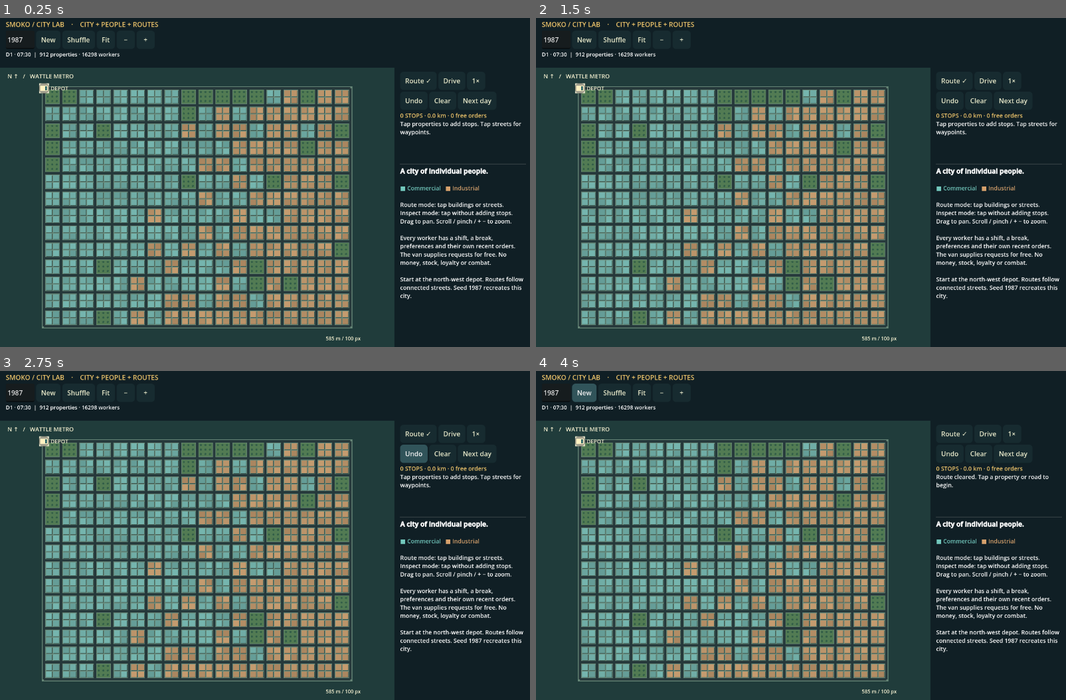
Above: before the commit, frames 1-4 (two rows, left to right).
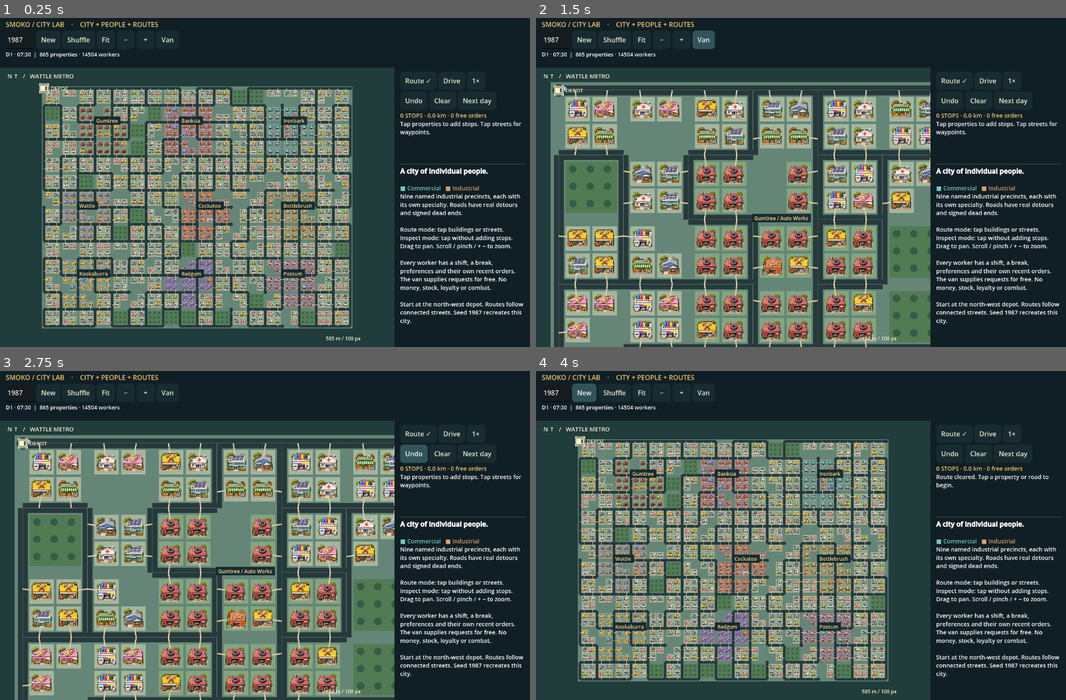
Above: after the commit, the same moments.

Repository: rknell/smoko-van
Game: Godot game, scene res://main.tscn
Same seed, same stepped clock (60 frames per second), same inputs: the game is played once before the commit and once after it.
Inputs (mouse positions are in pixels of both pictures, inside the frame that each line leads up to):
- Up to frame 1 (0.25 s): no input
- Up to frame 2 (1.5 s): click "Fit" at 0.5 s; click (705, 41) at 1.25 s, where only the run after the commit has a clickable "Van"
- Up to frame 3 (2.75 s): click "Undo" at 2 s
- Up to frame 4 (4 s): click "New" at 2.75 s; click "New" at 3.5 s

The runs differ from the first frame. In frame 1, 32% of the frame differs, in the area x 7-99%, y 5-95%; in frame 2, 53%, in the area x 2-99%, y 3-100%; in frame 3, 52%; in frame 4, 32%.

Commit message:
Add irregular city roads, distinct precincts and landscape mobile UI

Diff:
--- a/prototypes/city-lab/project.godot
+++ b/prototypes/city-lab/project.godot
@@ -9,7 +9,7 @@
 window/size/window_width_override=1280
 window/size/window_height_override=800
 window/stretch/mode="disabled"
-window/handheld/orientation=1
+window/handheld/orientation=4
 [rendering]
 textures/vram_compression/import_etc2_astc=true
 renderer/rendering_method="gl_compatibility"
--- a/prototypes/city-lab/scripts/city.gd
+++ b/prototypes/city-lab/scripts/city.gd
@@ -8,6 +8,22 @@
 const LAST = ["Kelly", "Nguyen", "Singh", "Wilson", "Brown", "Chen", "Williams", "Jones", "Patel", "Smith", "Martin", "Ryan"]
 const DRINKS = ["Flat white", "Long black", "Tea", "Iced coffee"]
 const MEALS = ["Meat pie", "Salad wrap", "Toastie", "Veggie roll"]
+const INDUSTRIES = [
+	{"name":"Engineering", "sprite":0, "mix":[0,7,12]},
+	{"name":"Freight", "sprite":1, "mix":[1,0,3]},
+	{"name":"Timber", "sprite":2, "mix":[2,0,14]},
+	{"name":"Auto Works", "sprite":3, "mix":[3,0,14]},
+	{"name":"Food Works", "sprite":4, "mix":[4,1,15]},
+	{"name":"Recycling", "sprite":5, "mix":[5,0,1]},
+	{"name":"Electronics", "sprite":6, "mix":[6,0,12]},
+	{"name":"Foundry", "sprite":7, "mix":[7,0,5]},
+	{"name":"Brewing", "sprite":15, "mix":[15,4,1]}
+]
+const BUILDINGS = ["Engineering", "Freight", "Timber", "Auto Works", "Bakery", "Recycling", "Electronics", "Foundry", "Offices", "Medical", "Market", "Design Studio", "Print House", "Accountants", "Hardware", "Brewery"]
+var roads: Array = []
+var dead_ends: Array = []
+var precincts: Array = []
+var industrial_blocks: Dictionary = {}
 var properties: Array = []
 var workers: Array = []
 var parks: Array = []
@@ -21,6 +37,8 @@
 
 func generate(seed_value: int) -> void:
 	city_seed = seed_value
+	precincts.clear()
+	industrial_blocks.clear()
 	properties.clear()
 	workers.clear()
 	parks.clear()
@@ -30,34 +48,53 @@
 	total_orders = 0
 	var rng = RandomNumberGenerator.new()
 	rng.seed = seed_value
-	for y in range(ROWS * 4 + 1):
-		for x in range(COLS * 4 + 1):
-			if x % 4 == 0 or y % 4 == 0:
-				graph.add_point(node_id(x,y), Vector2(x,y) * STEP)
-	for id in graph.get_point_ids():
-		var x = id % (COLS * 4 + 1)
-		var y = id / (COLS * 4 + 1)
-		for delta in [Vector2i(1,0),Vector2i(0,1)]:
-			var nx = x + delta.x
-			var ny = y + delta.y
-			var other = node_id(nx,ny)
-			if nx <= COLS*4 and ny <= ROWS*4 and graph.has_point(other):
-				graph.connect_points(id,other)
+	_generate_roads(rng)
+	# Nine separated 3x3-ish industrial islands, with commercial streets between.
+	# Shuffle their specialisms with this city's RNG, never the global RNG.
+	var themes = range(INDUSTRIES.size())
+	for i in range(themes.size()-1,0,-1):
+		var other = rng.randi_range(0,i)
+		var swap = themes[i]
+		themes[i] = themes[other]
+		themes[other] = swap
+	for row in range(3):
+		for col in range(3):
+			var anchor = Vector2i(2+col*6+rng.randi_range(0,1),[2,7,11][row])
+			var theme_id = themes[row*3+col]
+			var district = {"id":precincts.size(), "name":["Gumtree", "Banksia", "Ironbark", "Wattle", "Cockatoo", "Bottlebrush", "Kookaburra", "Redgum", "Possum"][row*3+col]+" "+INDUSTRIES[theme_id].name+" Park", "theme":theme_id, "centre":(Vector2(anchor)+Vector2(0.5,0.5))*BLOCK, "blocks":[]}
+			for dy in range(-1,2):
+				for dx in range(-1,2):
+					if abs(dx)+abs(dy)==2 and rng.randf()<0.3: continue
+					var block = anchor+Vector2i(dx,dy)
+					industrial_blocks[block] = district.id
+					district.blocks.append(block)
+			precincts.append(district)
 	for by in range(ROWS):
 		for bx in range(COLS):
 			var origin = Vector2(bx,by) * BLOCK
-			if rng.randf() < 0.10:
+			if not industrial_blocks.has(Vector2i(bx,by)) and rng.randf() < 0.10:
 				parks.append(Rect2(origin+Vector2(24,24),Vector2(192,192)))
 				continue
-			var industrial = (float(bx)/COLS + float(by)/ROWS * 0.25 + rng.randf_range(-0.25,0.25)) > 0.67
+			var district_id = industrial_blocks.get(Vector2i(bx,by),-1)
+			var industrial = district_id>=0
 			for q in range(4):
 				var px = q % 2
 				var py = q / 2
 				var rect = Rect2(origin+Vector2(28+px*100,28+py*100),Vector2(84,84))
-				var access = origin+Vector2(60+px*120,0 if py==0 else BLOCK)
-				var names = ["Engineering", "Freight", "Fabrication", "Timber", "Auto Works"] if industrial else ["Design Studio", "Medical", "Accountants", "Market", "Print House"]
-				var name = ["Wattle", "Banksia", "Ironbark", "River", "Coastal", "Southern"][rng.randi_range(0,5)] + " " + names[rng.randi_range(0,4)]
-				var p = {"id":properties.size(), "name":name, "zone":"Industrial" if industrial else "Commercial", "rect":rect, "access":access, "staff":[], "style":rng.randi_range(0,3), "orders":0}
+				var choices = [origin+Vector2(60+px*120,0 if py==0 else BLOCK), origin+Vector2(0 if px==0 else BLOCK,60+py*120)]
+				var access = Vector2.INF
+				for candidate in choices:
+					if road_point(candidate).is_equal_approx(candidate):
+						access = candidate
+						break
+				# No road on either frontage: leave this corner as open green space.
+				if access==Vector2.INF: continue
+				var sprite = [8,9,10,11,12,13,14][rng.randi_range(0,6)]
+				if industrial:
+					var industry = INDUSTRIES[precincts[district_id].theme]
+					sprite = industry.sprite if rng.randf()<0.75 else industry.mix[rng.randi_range(0,industry.mix.size()-1)]
+				var name = ["Wattle", "Banksia", "Ironbark", "River", "Coastal", "Southern"][rng.randi_range(0,5)] + " " + BUILDINGS[sprite]
+				var p = {"id":properties.size(), "name":name, "zone":"Industrial" if industrial else "Commercial", "precinct":district_id, "sprite":sprite, "rect":rect, "access":access, "staff":[], "style":rng.randi_range(0,3), "orders":0}
 				var count = rng.randi_range(12,36) if industrial else rng.randi_range(5,22)
 				for j in range(count):
 					var start = rng.randi_range(360,420) if industrial else rng.randi_range(480,540)
@@ -65,6 +102,96 @@
 					p.staff.append(worker.id)
 					workers.append(worker)
 				properties.append(p)
+
+func _generate_roads(rng: RandomNumberGenerator) -> void:
+	roads.clear()
+	dead_ends.clear()
+	var junctions = AStar2D.new()
+	for y in range(ROWS+1):
+		for x in range(COLS+1):
+			junctions.add_point(y*(COLS+1)+x,Vector2(x,y)*BLOCK)
+	# Randomised depth-first spanning tree guarantees a connected city.
+	var visited = {0:true}
+	var stack = [0]
+	while not stack.is_empty():
+		var current = stack[-1]
+		var x = current%(COLS+1)
+		var y = current/(COLS+1)
+		var neighbours = []
+		for offset in [Vector2i(1,0),Vector2i(-1,0),Vector2i(0,1),Vector2i(0,-1)]:
+			var next = Vector2i(x,y)+offset
+			var id = next.y*(COLS+1)+next.x
+			if next.x>=0 and next.x<=COLS and next.y>=0 and next.y<=ROWS and not visited.has(id): neighbours.append(id)
+		if neighbours.is_empty():
+			stack.pop_back()
+		else:
+			var next = neighbours[rng.randi_range(0,neighbours.size()-1)]
+			junctions.connect_points(current,next)
+			visited[next]=true
+			stack.append(next)
+	# Extra links create alternative routes, without restoring a perfect lattice.
+	for id in junctions.get_point_ids():
+		var x = id%(COLS+1)
+		var y = id/(COLS+1)
+		for offset in [Vector2i(1,0),Vector2i(0,1)]:
+			var next = Vector2i(x,y)+offset
+			var other = next.y*(COLS+1)+next.x
+			if next.x<=COLS and next.y<=ROWS and not junctions.are_points_connected(id,other) and rng.randf()<0.32:
+				junctions.connect_points(id,other)
+	# Every block keeps at least one frontage. This never removes connectivity.
+	for y in range(ROWS):
+		for x in range(COLS):
+			var nw = y*(COLS+1)+x
+			var borders = [[nw,nw+1],[nw,nw+COLS+1],[nw+1,nw+COLS+2],[nw+COLS+1,nw+COLS+2]]
+			var accessible = false
+			for edge in borders:
+				if junctions.are_points_connected(edge[0],edge[1]): accessible=true
+			if not accessible:
+				var edge = borders[rng.randi_range(0,3)]
+				junctions.connect_points(edge[0],edge[1])
+	# Keep a visible set of cul-de-sacs even when the extra loops joined most leaves.
+	var candidates = Array(junctions.get_point_ids())
+	for i in range(candidates.size()-1,0,-1):
+		var j = rng.randi_range(0,i)
+		var swap = candidates[i]
+		candidates[i]=candidates[j]
+		candidates[j]=swap
+	var dead_count = 0
+	for id in candidates:
+		if junctions.get_point_connections(id).size()==1: dead_count+=1
+	for id in candidates:
+		if dead_count>=12: break
+		if junctions.get_point_connections(id).size()!=2: continue
+		for other in junctions.get_point_connections(id):
+			junctions.disconnect_points(id,other)
+			if junctions.get_id_path(id,other).is_empty() or not _all_blocks_have_frontage(junctions):
+				junctions.connect_points(id,other)
+			else:
+				dead_count+=1
+				if junctions.get_point_connections(other).size()==1: dead_count+=1
+				break
+	# Expand each retained street into the fine graph used by vehicles and stops.
+	for id in junctions.get_point_ids():
+		var from = junctions.get_point_position(id)
+		if junctions.get_point_connections(id).size()==1: dead_ends.append(from)
+		for other in junctions.get_point_connections(id):
+			if other<id: continue
+			var to = junctions.get_point_position(other)
+			roads.append([from,to])
+			var previous = -1
+			for segment in range(5):
+				var at = from.lerp(to,segment/4.0)
+				var fine_id = node_id(roundi(at.x/STEP),roundi(at.y/STEP))
+				if not graph.has_point(fine_id): graph.add_point(fine_id,at)
+				if previous>=0: graph.connect_points(previous,fine_id)
+				previous=fine_id
+
+func _all_blocks_have_frontage(junctions: AStar2D) -> bool:
+	for y in range(ROWS):
+		for x in range(COLS):
+			var nw = y*(COLS+1)+x
+			if not (junctions.are_points_connected(nw,nw+1) or junctions.are_points_connected(nw,nw+COLS+1) or junctions.are_points_connected(nw+1,nw+COLS+2) or junctions.are_points_connected(nw+COLS+1,nw+COLS+2)): return false
+	return true
 
 func node_id(x: int,y: int) -> int:
 	return y * (COLS*4+1) + x
--- a/prototypes/city-lab/scripts/main.gd
+++ b/prototypes/city-lab/scripts/main.gd
@@ -1,5 +1,6 @@
 extends Control
 const City = preload("res://scripts/city.gd")
+const BUILDING_ATLAS = preload("res://assets/buildings-atlas.png")
 var city = City.new()
 var zoom = 0.3
 var centre = Vector2(2160,1680)
@@ -37,12 +38,19 @@
 var touch_moved = false
 var last_narrow = false
 var narrow = false
+var mobile_layout = OS.has_feature("android") or OS.has_feature("ios")
+var van_button: Button
 var ui_font = ThemeDB.fallback_font
 
 func _ready() -> void:
+	if mobile_layout:
+		# Logical UI size keeps touch targets readable on high-density phone screens.
+		get_window().content_scale_size = Vector2i(800,400)
+		get_window().content_scale_mode = Window.CONTENT_SCALE_MODE_CANVAS_ITEMS
+		get_window().content_scale_aspect = Window.CONTENT_SCALE_ASPECT_EXPAND
 	mouse_filter = Control.MOUSE_FILTER_IGNORE
 	var theme_new = Theme.new()
-	theme_new.default_font_size = 16
+	theme_new.default_font_size = 18 if mobile_layout else 16
 	var style = StyleBoxFlat.new()
 	style.bg_color = Color("172b30")
 	style.set_corner_radius_all(8)
@@ -60,7 +68,8 @@
 	_build_ui()
 	city.generate(1987)
 	_layout()
-	_fit()
+	if mobile_layout: _focus_van()
+	else: _fit()
 	_update_ui()
 	resized.connect(_layout)
 
@@ -79,7 +88,7 @@
 func _button(text: String, callback: Callable, parent: Node) -> Button:
 	var b = Button.new()
 	b.text = text
-	b.custom_minimum_size = Vector2(44,44)
+	b.custom_minimum_size = Vector2(52,52) if mobile_layout else Vector2(44,44)
 	b.pressed.connect(callback)
 	parent.add_child(b)
 	return b
@@ -97,7 +106,7 @@
 	seed_input = LineEdit.new()
 	seed_input.text = "1987"
 	seed_input.placeholder_text = "City seed"
-	seed_input.custom_minimum_size = Vector2(68,44)
+	seed_input.custom_minimum_size = Vector2(80,52) if mobile_layout else Vector2(68,44)
 	seed_input.tooltip_text = "Same seed recreates the same city and workers."
 	row.add_child(seed_input)
 	_button("New",_generate,row)
@@ -105,8 +114,9 @@
 	_button("Fit",_fit,row)
 	_button("−",func(): _zoom_at(0.8,map_rect.get_center()),row)
 	_button("+",func(): _zoom_at(1.25,map_rect.get_center()),row)
+	van_button = _button("Van",_focus_van,row)
 	status = Label.new()
-	status.add_theme_font_size_override("font_size",13)
+	status.add_theme_font_size_override("font_size",16 if mobile_layout else 13)
 	top.add_child(status)
 	sidebar = _panel()
 	route_box = VBoxContainer.new()
@@ -124,7 +134,7 @@
 	route_info = RichTextLabel.new()
 	route_info.bbcode_enabled = true
 	route_info.custom_minimum_size.y = 90
-	route_info.add_theme_font_size_override("normal_font_size",14)
+	route_info.add_theme_font_size_override("normal_font_size",18 if mobile_layout else 14)
 	route_box.add_child(route_info)
 	var rule = HSeparator.new()
 	route_box.add_child(rule)
@@ -132,14 +142,17 @@
 	info.bbcode_enabled = true
 	info.size_flags_vertical = Control.SIZE_EXPAND_FILL
 	info.custom_minimum_size.y = 100
-	info.add_theme_font_size_override("normal_font_size",14)
+	info.add_theme_font_size_override("normal_font_size",18 if mobile_layout else 14)
 	route_box.add_child(info)
 
 func _layout() -> void:
 	if not is_instance_valid(header): return
 	narrow = size.x < 680
 	header.position = Vector2.ZERO
-	header.size = Vector2(size.x,126)
+	var header_height = 96 if mobile_layout or (size.x>=680 and size.y<600) else 126
+	title.visible = header_height==126
+	van_button.visible = not narrow
+	header.size = Vector2(size.x,header_height)
 	if narrow:
 		title.text = "SMOKO / CITY LAB"
 		sidebar.position = Vector2(0,maxf(280,size.y-310))
@@ -148,16 +161,24 @@
 		route_info.custom_minimum_size.y = 60
 	else:
 		title.text = "SMOKO / CITY LAB    ·    CITY + PEOPLE + ROUTES"
-		sidebar.position = Vector2(size.x-330,126)
-		sidebar.size = Vector2(330,size.y-126)
-		map_rect = Rect2(0,126,size.x-330,size.y-126)
-		route_info.custom_minimum_size.y = 50 if size.y < 500 else 120
-		info.custom_minimum_size.y = 60 if size.y < 500 else 100
+		var panel_width = 300 if mobile_layout else 330
+		sidebar.position = Vector2(size.x-panel_width,header_height)
+		sidebar.size = Vector2(panel_width,size.y-header_height)
+		map_rect = Rect2(0,header_height,size.x-panel_width,size.y-header_height)
+		route_info.custom_minimum_size.y = 58 if size.y < 600 else 120
+		info.custom_minimum_size.y = 70 if size.y < 600 else 100
 	queue_redraw()
 
 func _fit() -> void:
 	centre = Vector2(city.width,city.height)/2
 	zoom = clampf(minf((map_rect.size.x-64)/city.width,(map_rect.size.y-100)/city.height),0.035,2.5)
+	queue_redraw()
+
+func _focus_van() -> void:
+	zoom = maxf(zoom,0.65)
+	centre = van
+	if van==Vector2.ZERO:
+		centre = map_rect.size/(2*zoom)-Vector2(55,55)/zoom
 	queue_redraw()
 
 func screen(point: Vector2) -> Vector2:
@@ -180,7 +201,8 @@
 	city.generate(int(seed_input.text))
 	selected = -1
 	_clear()
-	_fit()
+	if mobile_layout: _focus_van()
+	else: _fit()
 
 func _clear() -> void:
 	stops.clear()
@@ -372,12 +394,13 @@
 		route_text += "%d. %s%s\n" % [i+1,city.properties[p].name if p>=0 else "Road waypoint"," ✓" if i<leg_index else ""]
 	if route_info.text != route_text: route_info.text = route_text
 	if selected<0:
-		var instructions = "[b]A city of individual people.[/b]\n\n[color=#72c8bd]■ Commercial[/color]   [color=#d6a16c]■ Industrial[/color]\n\nRoute mode: tap buildings or streets.\ …(349 unchanged characters)…
+		var instructions = "[b]A city of individual people.[/b]\n\n[color=#72c8bd]■ Commercial[/color]   [color=#d6a16c]■ Industrial[/color]\nNine named industrial precincts, each with its own specialty. Roads have real detours and signed dead ends.\n\nRoute mode: tap buildings or streets.\ …(349 unchanged characters)…
 		if info.text != instructions: info.text = instructions
 		return
 	var saved_scroll = info.get_v_scroll_bar().value
 	var p = city.properties[selected]
-	var people_text = "[color=#efc56b][b]%s[/b][/color]\n%s · %d staff · %d orders today\n\n[b]Wanted now[/b]\n%s\n\n[b]People · individual schedules[/b]\n" % [p.name,p.zone,p.staff.size(),p.orders,_orders(city.demand(selected))]
+	var district_name = city.precincts[p.precinct].name if p.precinct>=0 else "Commercial neighbourhood"
+	var people_text = "[color=#efc56b][b]%s[/b][/color]\n%s\n%s · %d staff · %d orders today\n\n[b]Wanted now[/b]\n%s\n\n[b]People · individual schedules[/b]\n" % [p.name,district_name,p.zone,p.staff.size(),p.orders,_orders(city.demand(selected))]
 	for id in p.staff:
 		var w = city.workers[id]
 		var requests = city.wants(w,city.clock)
@@ -394,16 +417,18 @@
 	# draw UI panels above the world so off-map geometry never covers controls.
 	var land = Rect2(screen(Vector2(-30,-30)),Vector2(city.width+60,city.height+60)*zoom)
 	draw_rect(land,Color("658576"))
-	for x in range(City.COLS+1):
-		var a = screen(Vector2(x*240,0))
-		var b = screen(Vector2(x*240,city.height))
+	for road in city.roads:
+		var a = screen(road[0])
+		var b = screen(road[1])
 		draw_line(a,b,Color("26393b"),maxf(1,36*zoom))
 		if zoom>0.18: draw_line(a,b,Color("667770"),maxf(1,zoom))
-	for y in range(City.ROWS+1):
-		var a = screen(Vector2(0,y*240))
-		var b = screen(Vector2(city.width,y*240))
-		draw_line(a,b,Color("26393b"),maxf(1,36*zoom))
-		if zoom>0.18: draw_line(a,b,Color("667770"),maxf(1,zoom))
+	for endpoint in city.dead_ends:
+		var at = screen(endpoint)
+		draw_circle(at,23*zoom,Color("26393b"))
+		if zoom>0.22:
+			draw_rect(Rect2(at+Vector2(13,-14)*zoom,Vector2(16,18)*zoom),Color("598db0"))
+			draw_line(at+Vector2(21,-11)*zoom,at+Vector2(21,0)*zoom,Color.WHITE,maxf(1,3*zoom))
+			draw_line(at+Vector2(16,-11)*zoom,at+Vector2(26,-11)*zoom,Color("f5bba1"),maxf(1,4*zoom))
 	for park in city.parks:
 		var r = Rect2(screen(park.position),park.size*zoom)
 		if not map_rect.intersects(r): continue
@@ -414,22 +439,25 @@
 	for p in city.properties:
 		var r = Rect2(screen(p.rect.position),p.rect.size*zoom)
 		if not map_rect.intersects(r): continue
-		var industrial = p.zone=="Industrial"
-		var base = Color("c49b6f") if industrial else Color("75b5ae")
-		draw_rect(Rect2(r.position+Vector2(5,6)*zoom,r.size),Color("36514b"))
-		draw_rect(r,base.darkened(p.style*0.045))
-		if zoom>0.18:
-			draw_rect(Rect2(r.position+Vector2(7,7)*zoom,r.size-Vector2(14,14)*zoom),base.darkened(0.18))
-			if industrial:
-				for stripe in range(3):
-					var start = r.position+Vector2(12,20+stripe*20)*zoom
-					draw_line(start,start+Vector2(60,0)*zoom,base.lightened(0.2),maxf(1,2*zoom))
-			else:
-				for window in range(4):
-					draw_rect(Rect2(r.position+Vector2(14+(window%2)*36,14+(window/2)*36)*zoom,Vector2(18,18)*zoom),Color("bfdbca"))
-			var door = screen(p.access)
-			draw_line(screen(p.rect.get_center()),door,Color("d6caa0"),maxf(1,4*zoom))
+		var base = Color("a2b7a0")
+		if p.precinct>=0:
+			base = Color.from_hsv(float(city.precincts[p.precinct].theme)/9.0,0.22,0.65)
+		draw_rect(r.grow(4*zoom),base)
+		# Driveway first; the sprite covers the inner end, not the road.
+		draw_line(screen(p.rect.get_center()),screen(p.access),Color("d6caa0"),maxf(1,5*zoom))
+		var cell = BUILDING_ATLAS.get_size()/4.0
+		var source = Rect2(Vector2(p.sprite%4,p.sprite/4)*cell,cell)
+		draw_texture_rect_region(BUILDING_ATLAS,r,source)
 		if p.id==selected: draw_rect(r.grow(3),Color("fff0b3"),false,2)
+	for district in city.precincts:
+		var at = screen(district.centre-Vector2(120,120))
+		if not map_rect.has_point(at): continue
+		var words = district.name.split(" ")
+		var label = words[0]+" / "+City.INDUSTRIES[district.theme].name
+		if zoom<0.2: label = words[0]
+		var label_width = ui_font.get_string_size(label,HORIZONTAL_ALIGNMENT_LEFT,-1,12).x+12
+		draw_rect(Rect2(at-Vector2(3,14),Vector2(label_width,20)),Color("172b30"))
+		draw_string(ui_font,at+Vector2(3,1),label,HORIZONTAL_ALIGNMENT_LEFT,-1,12,Color("ffdb8a"))
 	for points in legs:
 		if points.size()>1:
 			var line = PackedVector2Array()
--- /dev/null
+++ b/prototypes/city-lab/tests/mobile_layout_test.gd
@@ -0,0 +1,30 @@
+extends SceneTree
+func _initialize() -> void:
+	call_deferred("run")
+func run() -> void:
+	root.size=Vector2i(1280,576)
+	var scene=load("res://main.tscn").instantiate()
+	scene.mobile_layout=true
+	root.add_child(scene)
+	await process_frame
+	await process_frame
+	scene._layout()
+	scene._focus_van()
+	await process_frame
+	assert(scene.size.y<=451,"Phone UI uses logical units, not native screen pixels")
+	assert(scene.zoom>=0.65,"Phone starts at a tappable neighbourhood scale")
+	for button in scene.find_children("*","Button",true,false):
+		if not button.is_visible_in_tree(): continue
+		assert(button.size.y>=52,"Touch targets at least 52 logical pixels")
+		assert(button.get_global_rect().end.x<=scene.size.x+1 and button.get_global_rect().end.y<=scene.size.y+1,"Button clipped: "+button.text)
+	await RenderingServer.frame_post_draw
+	root.get_texture().get_image().save_png("res://screenshots/android-landscape.png")
+	root.size=Vector2i(1920,1080)
+	await process_frame
+	await process_frame
+	for button in scene.find_children("*","Button",true,false):
+		if not button.is_visible_in_tree(): continue
+		assert(button.get_global_rect().end.x<=scene.size.x+1 and button.get_global_rect().end.y<=scene.size.y+1,"16:9 button clipped: "+button.text)
+	assert(scene.size.x<=801,"High-density 16:9 phone scales to 800 logical pixels")
+	print("Landscape mobile scaling, touch targets, default zoom and layouts PASS")
+	quit()
--- a/prototypes/city-lab/tests/model_test.gd
+++ b/prototypes/city-lab/tests/model_test.gd
@@ -10,13 +10,24 @@
 	c.generate(1987)
 	var twin = City.new()
 	twin.generate(1987)
-	check(c.properties==twin.properties and c.workers==twin.workers,"Seed must reproduce properties and individual workers")
+	check(c.properties==twin.properties and c.workers==twin.workers and c.precincts==twin.precincts and c.roads==twin.roads,"Seed must reproduce properties and individual workers")
 	twin.generate(1988)
 	check(c.workers!=twin.workers,"Different seeds must differ")
 	for seed_value in [1,19,1987,99999]:
 		c.generate(seed_value)
 		check(c.properties.size()>700,"City scale")
 		check(c.workers.size()>10000,"Individual population scale")
+		check(c.dead_ends.size()>=5,"Generated roads include meaningful dead ends")
+		check(c.roads.size()<450,"City does not restore the full street grid")
+		var detour_found = false
+		for road_id in range(0,c.roads.size(),11):
+			var from=c.roads[road_id][0]
+			var to=c.roads[(road_id+47)%c.roads.size()][1]
+			var route=c.path(from,to)
+			var length=0.0
+			for i in range(1,route.size()): length+=route[i-1].distance_to(route[i])
+			if length>abs(to.x-from.x)+abs(to.y-from.y)+120: detour_found=true
+		check(detour_found,"Missing links create real driving detours")
 		var zones = {}
 		for p in c.properties:
 			zones[p.zone]=true
@@ -27,6 +38,27 @@
 				check(is_equal_approx(delta.length(),60) and (delta.x==0 or delta.y==0),"Paths stay on adjacent road nodes")
 			for id in p.staff: check(c.workers[id].property==p.id,"Property owns its individual workers")
 		check(zones.size()==2,"Both zones generated")
+		check(c.precincts.size()==9,"Nine named industrial precincts")
+		var remaining = c.industrial_blocks.duplicate()
+		var components = 0
+		while not remaining.is_empty():
+			components+=1
+			var queue = [remaining.keys()[0]]
+			remaining.erase(queue[0])
+			while not queue.is_empty():
+				var block = queue.pop_back()
+				for offset in [Vector2i(1,0),Vector2i(-1,0),Vector2i(0,1),Vector2i(0,-1)]:
+					var neighbour = block+offset
+					if remaining.has(neighbour):
+						remaining.erase(neighbour)
+						queue.append(neighbour)
+		check(components==9,"Industry forms nine disconnected clusters, not one belt")
+		var sprites = {}
+		for p in c.properties:
+			sprites[p.sprite]=true
+			check(p.sprite>=0 and p.sprite<16,"Valid building atlas cell")
+			if p.zone=="Industrial": check(p.precinct>=0,"Every industrial property has a precinct")
+		check(sprites.size()==16,"All sixteen building graphics have uses")
 	var worker = c.workers[0]
 	c.clock=worker.coffee_break
 	var wants_before=c.wants(worker,c.clock)
--- a/prototypes/city-lab/tests/visual_test.gd
+++ b/prototypes/city-lab/tests/visual_test.gd
@@ -20,6 +20,7 @@
 	await RenderingServer.frame_post_draw
 	root.get_texture().get_image().save_png("res://screenshots/mobile.png")
 	for button in scene.find_children("*","Button",true,false):
+		if not button.is_visible_in_tree(): continue
 		assert(button.get_global_rect().end.x<=391,"Button outside phone width: "+button.text)
 		assert(button.get_global_rect().end.y<=845,"Button outside phone height: "+button.text)
 	root.size=Vector2i(844,390)
@@ -30,6 +31,7 @@
 	await RenderingServer.frame_post_draw
 	root.get_texture().get_image().save_png("res://screenshots/landscape.png")
 	for button in scene.find_children("*","Button",true,false):
+		if not button.is_visible_in_tree(): continue
 		assert(button.get_global_rect().end.x<=845 and button.get_global_rect().end.y<=391,"Landscape button clipped: "+button.text)
 	print("Rendered desktop, portrait and landscape; all phone buttons within viewport")
 	quit()
Binary file added: prototypes/city-lab/assets/buildings-atlas.png
Not shown, added: prototypes/city-lab/assets/buildings-atlas.png.import
Not shown, changed: prototypes/city-lab/export_presets.cfg
Binary file added: prototypes/city-lab/screenshots/android-landscape.png
Not shown, added: prototypes/city-lab/screenshots/android-landscape.png.import
Binary file changed: prototypes/city-lab/screenshots/desktop.png
Binary file changed: prototypes/city-lab/screenshots/landscape.png
Binary file changed: prototypes/city-lab/screenshots/mobile.png
Not shown, added: prototypes/city-lab/tests/mobile_layout_test.gd.uid
Not shown, changed: prototypes/city-lab/DECISIONS.md
